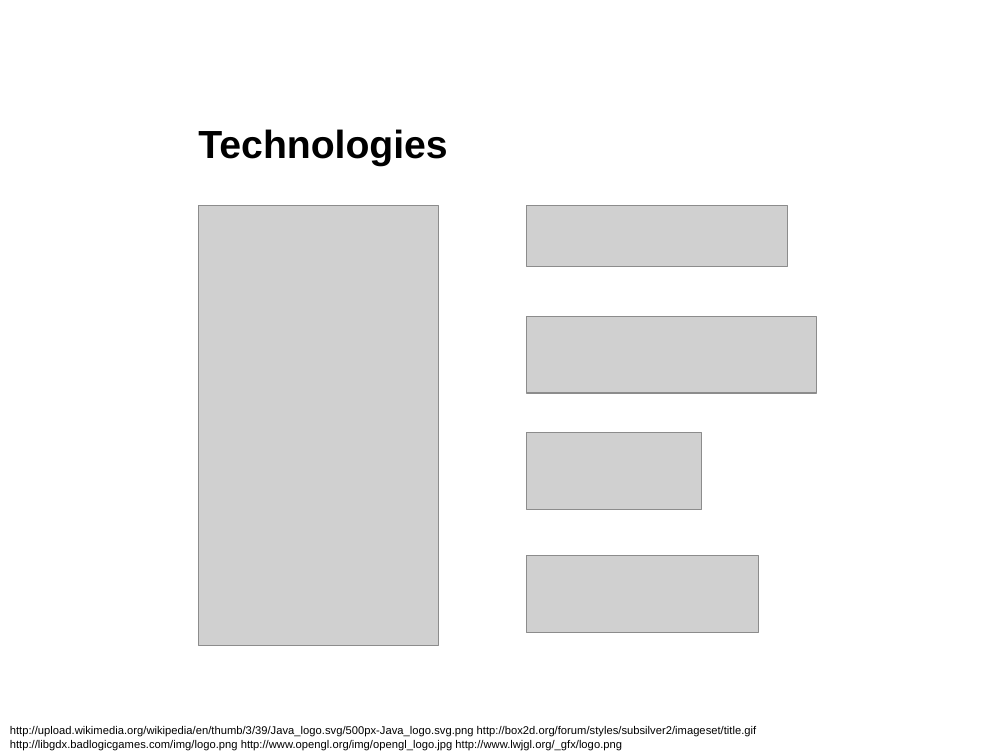
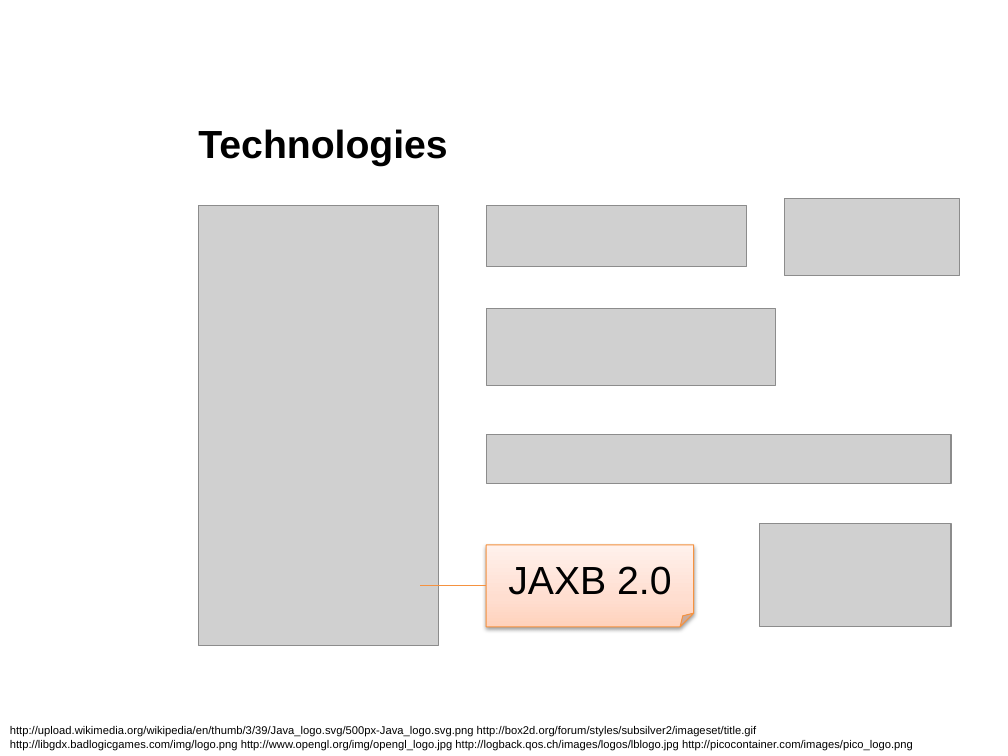
Before and after one commit to boskoop/comet-pinball, a slide deck: slide 6 of doc/presentation/presentation.pptx. Drawn at 1008x756 pixels with LibreOffice and Linux fonts; fonts in the diff are those of the drawing; grey boxes stand for pictures; background and template pictures are left out. Boxes give left, top, right and bottom in pixels: in the first picture for what was removed or moved away, otherwise in the second. Text is boxed around its words. In the diff, an @@ line names an element or a change of style, - is before the commit and + after.

```diff
--- a/doc/presentation/presentation.pptx
+++ b/doc/presentation/presentation.pptx
@@ picture: place and size @@
-picture at [526,206,787,267]
+picture at [486,206,747,267]
@@ picture: place and size @@
-picture at [526,432,702,510]
+picture at [784,199,960,276]
@@ picture: place and size @@
-picture at [526,317,816,393]
+picture at [486,308,776,385]
@@ picture added at [486,434,951,484] @@
@@ picture added at [759,523,951,626] @@
@@ folded corner added at [486,545,694,627], fill gradient #FFD2BD to #FFDED0 to #FFF2ED, outline #F69240 0.75 pt, 28 pt, text #000000 @@
+JAXB 2.0
@@ picture removed at [526,555,758,633] @@
@@ line added from (486, 586) to (420, 586), #F69240 0.75 pt @@
@@ text at [10,740,913,750]: text changed @@
-http://libgdx.badlogicgames.com/img/logo.png http://www.opengl.org/img/opengl_logo.jpg http://www.lwjgl.org/_gfx/logo.png
+http://libgdx.badlogicgames.com/img/logo.png http://www.opengl.org/img/opengl_logo.jpg http://logback.qos.ch/images/logos/lblogo.jpg http://picocontainer.com/images/pico_logo.png
```
Also in this commit, not shown: 2 other slides changed, 4 slides added, 7 other files.
